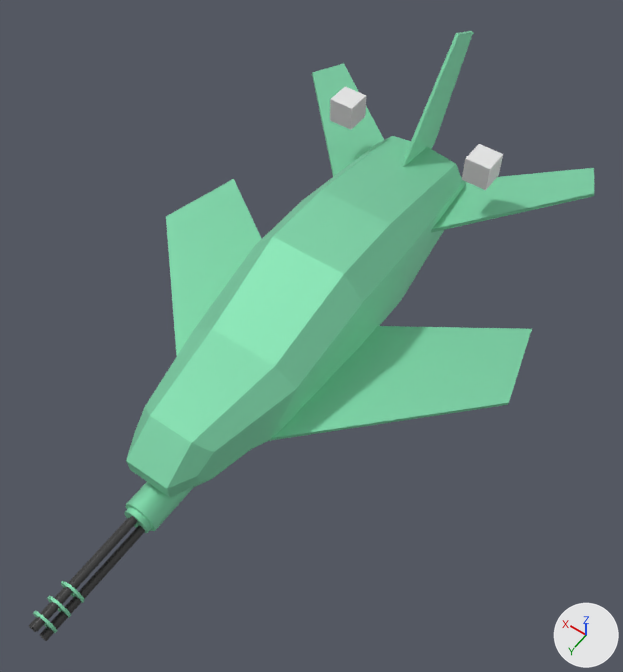
Two versions of the glTF model Objects/Friendlies/Figher Gatling.glb, one commit apart.
The view is the same before and after, from a 50 mm lens placed at (-8.94, 12.18, 18.01), pointed at (-1.09, 1.19, 0.73). Lighting does not change. The marker at lower right points along +X, +Y and +Z. The first picture is the older version. Where no turn or scale is listed for an object, it has been applied to the vertices.

Names of what the first picture shows: 'Figher G Tail H', 'Figher G Tail V', 'Figher G Wing', 'Figher Gatling Barrel', 'Figher Gatling Head', 'Figher Gatling Motor', 'Gatling Fighter Engine L', 'Gatling Fighter Engine R', 'Origin Figher Gatling Frame'.
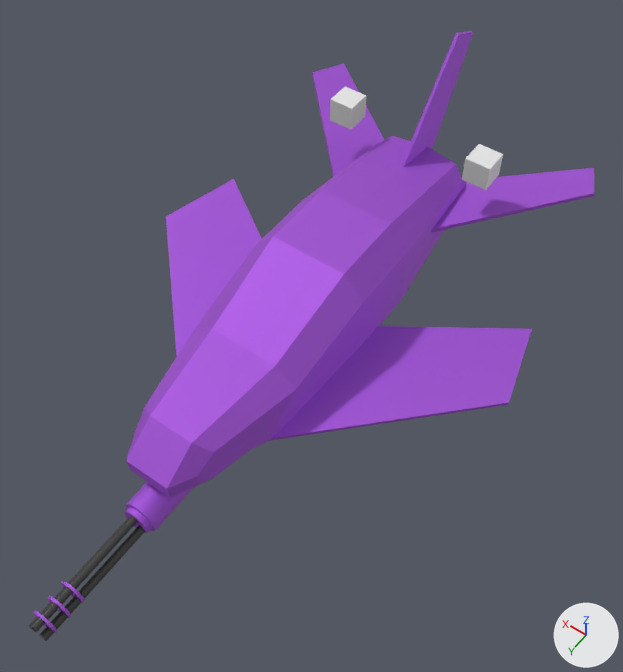
The change, as a diff of the scene's bpy script:
```diff
--- a/Objects/Friendlies/Figher Gatling.glb.py
+++ b/Objects/Friendlies/Figher Gatling.glb.py
@@ mat_fighter_frame @@
 mat_fighter_frame = principled_material('Fighter Frame')
-mat_fighter_frame.base_color = (0.319, 0.763, 0.522)  # green #99e2bf
+mat_fighter_frame.base_color = (0.482, 0.155, 0.763)  # purple #b86ee2
 mat_fighter_frame.metallic = 1.0
```

Location of each change, [x1, y1, x2, y2] in pixels of the pictures (623 x 672 px):
'Origin Figher Gatling Frame', recoloured (green to purple): [126, 136, 466, 498] in both
'Figher G Wing', recoloured (green to purple): [166, 179, 532, 441] in both
'Figher G Tail H', recoloured (green to purple): [312, 63, 594, 233] in both
'Figher G Tail V', recoloured (green to purple): [401, 31, 473, 167] in both
'Figher Gatling Head', recoloured (green to purple): [126, 482, 194, 531] in both
'Figher Gatling Motor', recoloured: [33, 507, 152, 633] in both
